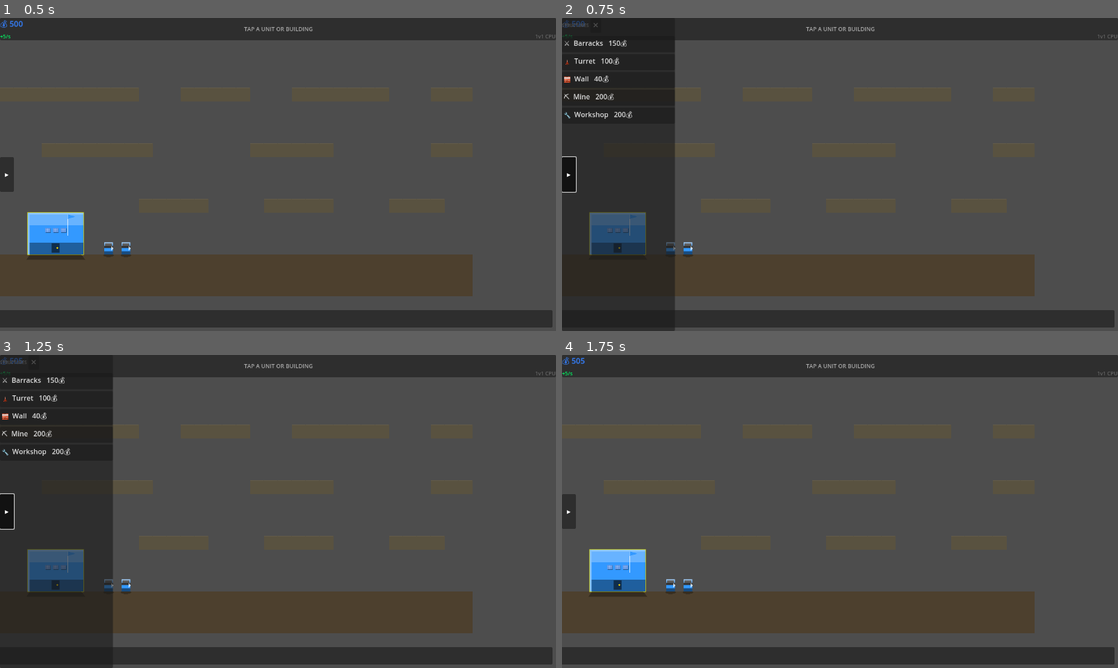
Above: before the commit, frames 1-4 (two rows, left to right).
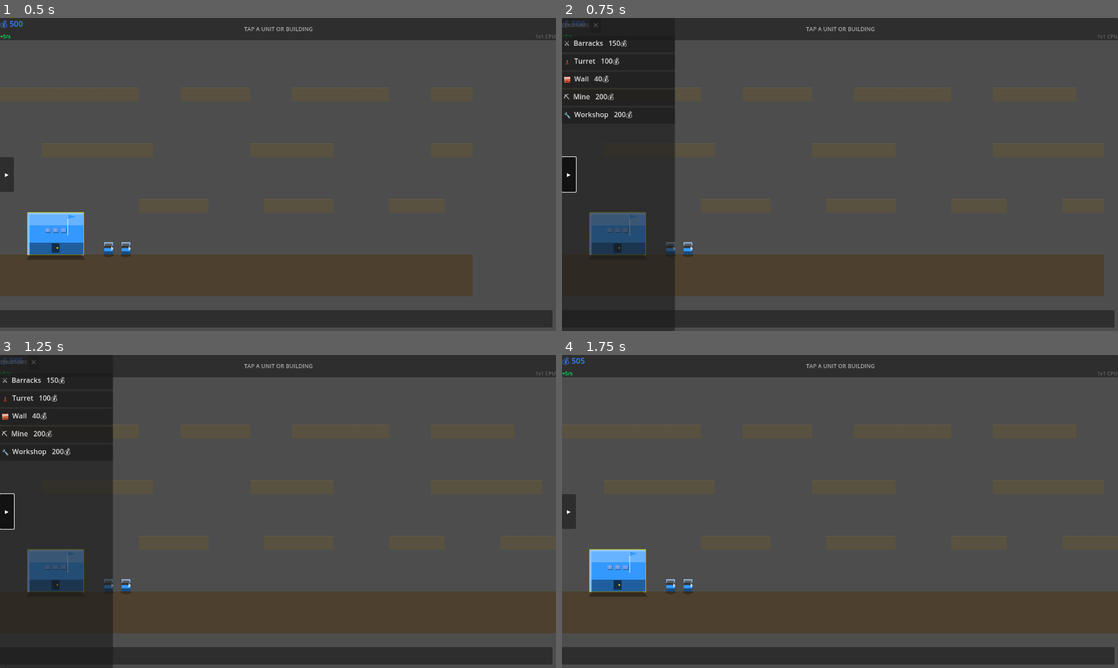
Above: after the commit, the same moments.

Repository: infinitybiscuit/fortress-command
Game: Godot game, scene res://scenes/game/game_scene.tscn
Same seed, same stepped clock (60 frames per second), same inputs: the game is played once before the commit and once after it.
Inputs:
- Up to frame 1 (0.5 s): no input
- Up to frame 2 (0.75 s): click "▸" at 0.5 s
- Up to frame 3 (1.25 s): no input
- Up to frame 4 (1.75 s): click "✕" at 1.25 s

Frame 1 is identical in both runs. In frame 2, 1.7% of the frame differs, in the area x 85-98%, y 75-89%; in frame 3, 2.0%, in the area x 85-100%, y 75-89%; in frame 4, 2.0%.

Commit message:
fix(camera): add smooth lerp (0.08) and edge-scrolling
- camera_2d.gd: replace instantaneous position snap with position.lerp(target, 0.08)
- Add EDGE_ZONE_PX (40px) edge-scrolling: auto-pan when mouse is within 40px of viewport edge at 600px/s
- UnitCamera already had lerp; FortressCamera (main camera) was missing both lerp and edge-scroll

Diff:
--- a/godot/scripts/game/camera_2d.gd
+++ b/godot/scripts/game/camera_2d.gd
@@ -1,5 +1,5 @@
 ## Camera2D — Fortress Command RTS Camera Controller
-## Handles WASD/arrow pan, mouse-wheel zoom, and camera limits.
+## Handles smooth lerp pan, edge-scrolling, WASD/arrow pan, and camera limits.
 ## Attach to the Camera2D node in game_scene.tscn.
 
 class_name FortressCamera
@@ -7,6 +7,11 @@
 
 ## ── Movement ──────────────────────────────────────────────────────────────────
 const PAN_SPEED: float = 800.0  # pixels per second
+const LERP_FACTOR: float = 0.08  # smooth follow factor (0.08 = spec value)
+
+## ── Edge-scrolling ─────────────────────────────────────────────────────────────
+const EDGE_ZONE_PX: float = 40.0  # pixels from viewport edge to trigger auto-pan
+const EDGE_SCROLL_SPEED: float = 600.0  # pixels per second at viewport edge
 
 ## ── Zoom ───────────────────────────────────────────────────────────────────────
 const MIN_ZOOM: float = 0.25
@@ -34,7 +39,6 @@
 	make_current()
 
 func _process(delta: float) -> void:
-
 	var move: Vector2 = Vector2.ZERO
 
 	# WASD / Arrow keys
@@ -51,6 +55,27 @@
 		move = move.normalized() * PAN_SPEED * delta
 		_target_position += move
 
+	# ── Edge-scrolling: auto-pan when mouse is near viewport edge ──────────────
+	var vp_size: Vector2 = get_viewport_rect().size
+	var mouse_pos: Vector2 = get_global_mouse_position()
+	# Convert mouse to viewport-relative coordinates
+	var rel_x: float = mouse_pos.x
+	var rel_y: float = mouse_pos.y
+
+	var edge_move: Vector2 = Vector2.ZERO
+	if rel_x < EDGE_ZONE_PX:
+		edge_move.x -= 1.0
+	elif rel_x > vp_size.x - EDGE_ZONE_PX:
+		edge_move.x += 1.0
+	if rel_y < EDGE_ZONE_PX:
+		edge_move.y -= 1.0
+	elif rel_y > vp_size.y - EDGE_ZONE_PX:
+		edge_move.y += 1.0
+
+	if edge_move.length() > 0.0:
+		edge_move = edge_move.normalized() * EDGE_SCROLL_SPEED * delta
+		_target_position += edge_move
+
 	# Mouse wheel zoom
 	if Input.is_mouse_button_pressed(MOUSE_BUTTON_WHEEL_UP):
 		var new_zoom: Vector2 = Vector2(zoom.x - ZOOM_STEP, zoom.y - ZOOM_STEP)
@@ -59,10 +84,11 @@
 		var new_zoom: Vector2 = Vector2(zoom.x + ZOOM_STEP, zoom.y + ZOOM_STEP)
 		zoom = new_zoom.clamp(Vector2(MIN_ZOOM, MIN_ZOOM), Vector2(MAX_ZOOM, MAX_ZOOM))
 
-	# Apply clamped to world bounds
+	# ── Smooth lerp toward target ──────────────────────────────────────────────
 	if _target_position != position:
 		var half_extent: Vector2 = (get_viewport_rect().size / 2.0) / zoom
 		var new_pos: Vector2 = _target_position
 		new_pos.x = clamp(new_pos.x, half_extent.x, WORLD_WIDTH - half_extent.x)
 		new_pos.y = clamp(new_pos.y, half_extent.y, WORLD_HEIGHT - half_extent.y)
-		position = new_pos
+		# Smooth lerp — the key fix for smooth camera movement
+		position = position.lerp(new_pos, LERP_FACTOR)
